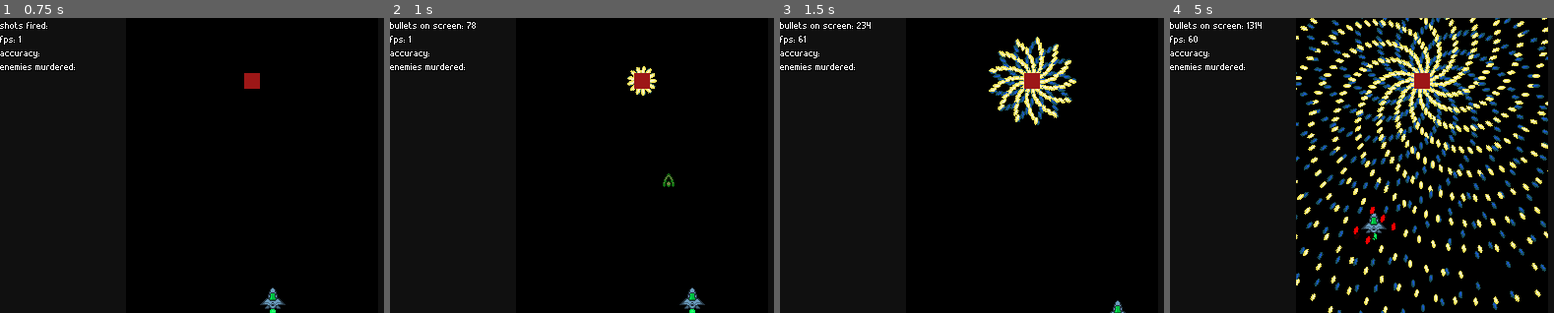
Above: before the commit, frames 1-4 (left to right).
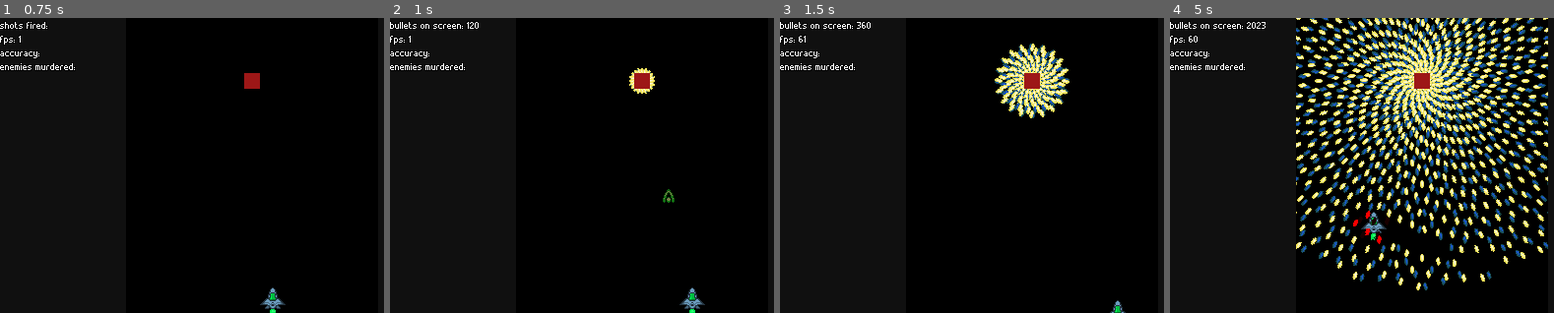
Above: after the commit, the same moments.

Repository: rockrick1/MAC0499-TCC
Game: Godot game, scene res://stages/test_stage.tscn
Two runs of this game, one before a commit and one after it. Both use one fixed random seed, a clock stepped at 60 frames per second and the inputs below.
Inputs (mouse positions are in pixels of both pictures, inside the frame that each line leads up to):
- Up to frame 1 (0.75 s): tap Enter at 0.5 s; move the mouse to (364, 150) at 0.52 s; hold Right (ui_right) from 0.53 s (still down)
- Up to frame 2 (1 s): keep holding Right (ui_right); tap Space (ui_select) at 0.77 s
- Up to frame 3 (1.5 s): move the mouse to (929, 180) at 1.27 s; release Right (ui_right) at 1.28 s; hold Down (ui_down) from 1.28 s (still down)
- Up to frame 4 (5 s): tap Space (ui_select) at 1.52, 3.02, 3.77, 4.52 s; move the mouse to (1473, 100) at 2.02 s; release Down (ui_down) at 2.03 s; hold Right (ui_right) 2.03-2.78 s; move the mouse to (1396, 224) at 2.77 s; hold Up (ui_up) 2.78-3.53 s; move the mouse to (outside the picture) at 3.52 s; hold Left (ui_left) from 3.53 s (still down); move the mouse to (1269, 121) at 4.27 s

Frame 1 is identical in both runs. In frame 2, 0.5% of the frame differs, in the area x 20-75%, y 1-63%; in frame 3, 3.6%; in frame 4, 28%, in the area x 20-99%, y 0-100%.

Commit message:
bullets now use delta

Diff:
--- a/shooter 2/db/generators/spinning6.json
+++ b/shooter 2/db/generators/spinning6.json
@@ -1,6 +1,6 @@
 {
 	"life" : -1,
-	"bullets_per_array" : 13,
+	"bullets_per_array" : 20,
 	"individual_array_spread" : 360,
 	"total_bullet_arrays" : 1,
 	"total_array_spread" : 120,
--- a/shooter 2/projectiles/base_projectile.gd
+++ b/shooter 2/projectiles/base_projectile.gd
@@ -38,11 +38,11 @@
 	elif enemy:
 		$Sprite.set_modulate(Color(1,1,1,1))
 		$CollisionShape2D.set_disabled(true)
-	position += direction * speed
+	position += direction * speed * _delta * 50
 
 
 func _on_Projectile_body_entered(body):
-	if body.has_method("take_damage") and body.enemy != enemy:
+	if body.has_method("take_damage"):
 		body.take_damage(damage)
 		if wr.get_ref() and shooter.has_method("update_stats_display"):
 			shooter.stats.shots_hit += 1
--- a/shooter 2/projectiles/proj1.tscn
+++ b/shooter 2/projectiles/proj1.tscn
@@ -18,7 +18,6 @@
 
 [node name="CollisionShape2D" type="CollisionShape2D" parent="."]
 shape = SubResource( 1 )
-disabled = true
 
 [node name="DeathTimer" type="Timer" parent="."]
 wait_time = 5.0
